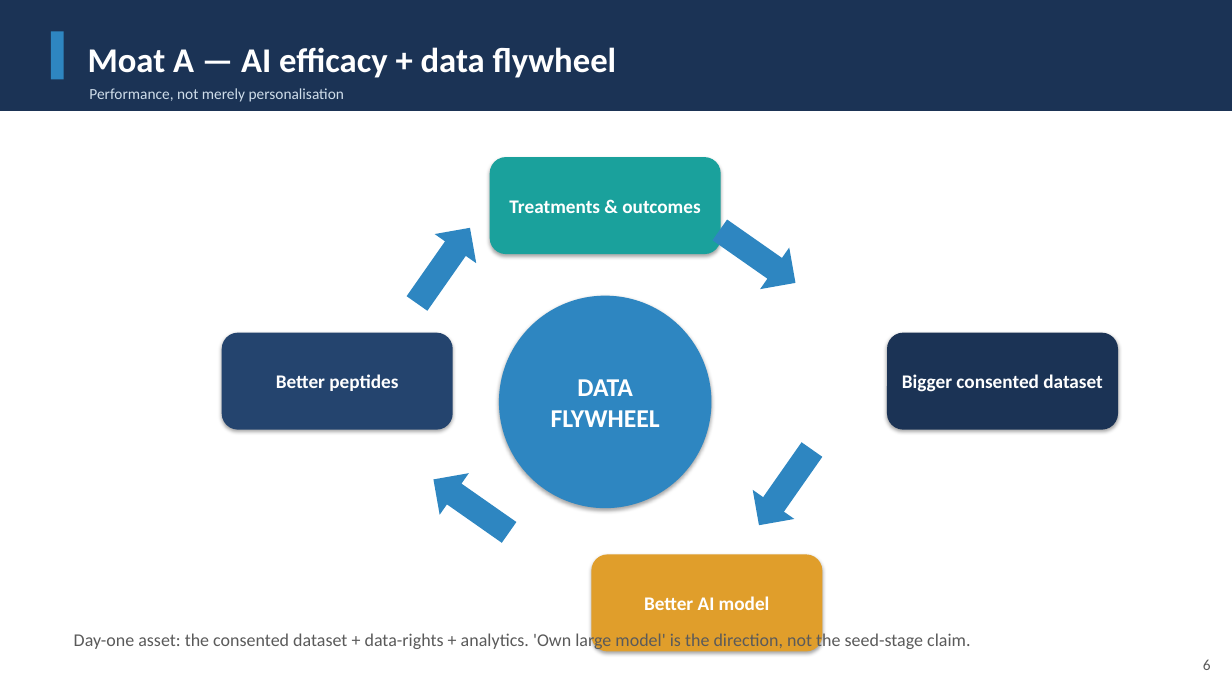
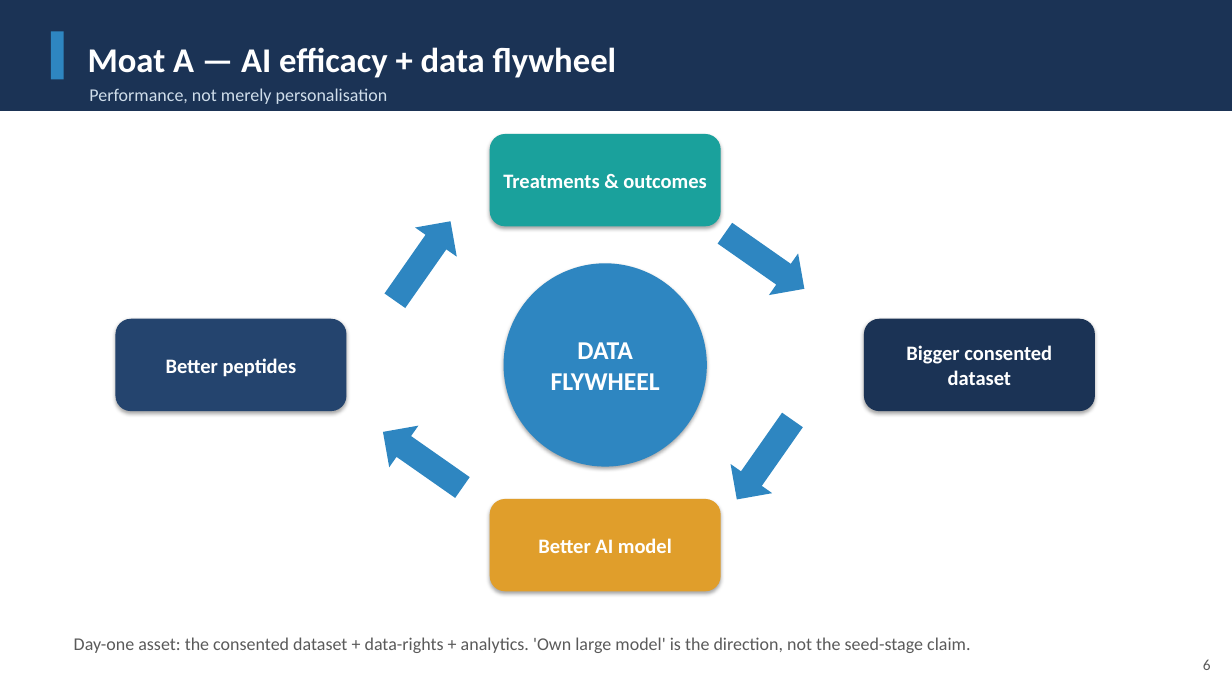
Before and after one commit to leicatam/gamification, a slide deck: slide 6 of synexo/Synapep_Investor_Deck.pptx. Drawn at 1232x693 pixels with LibreOffice and Linux fonts; fonts in the diff are those of the drawing. Boxes give left, top, right and bottom in pixels: in the first picture for what was removed or moved away, otherwise in the second. Text is boxed around its words. In the diff, an @@ line names an element or a change of style, - is before the commit and + after.

```diff
--- a/synexo/Synapep_Investor_Deck.pptx
+++ b/synexo/Synapep_Investor_Deck.pptx
@@ text "Performance, not merely personalisation" at box(89, 88, 388, 104): size 12 to 14 pt @@
@@ rounded rectangle "Treatments & outcomes": place and size @@
-rounded rectangle "Treatments & outcomes" at box(490, 157, 721, 254)
+rounded rectangle "Treatments & outcomes" at box(490, 134, 721, 226)
@@ right arrow: place and size @@
-right arrow at box(396, 213, 491, 318)
+right arrow at box(374, 207, 471, 315)
@@ right arrow: place and size @@
-right arrow at box(705, 209, 810, 304)
+right arrow at box(710, 212, 819, 310)
@@ ellipse "DATA": place and size @@
-ellipse "DATA" at box(499, 296, 712, 508)
+ellipse "DATA" at box(504, 263, 707, 467)
@@ rounded rectangle "Better peptides": place and size @@
-rounded rectangle "Better peptides" at box(222, 333, 453, 430)
+rounded rectangle "Better peptides" at box(116, 319, 347, 411)
@@ rounded rectangle "Bigger consented dataset": place and size @@
-rounded rectangle "Bigger consented dataset" at box(887, 333, 1118, 430)
+rounded rectangle "Bigger consented dataset" at box(864, 319, 1095, 411)
@@ right arrow: place and size @@
-right arrow at box(419, 459, 524, 553)
+right arrow at box(369, 411, 477, 508)
@@ right arrow: place and size @@
-right arrow at box(738, 435, 833, 540)
+right arrow at box(716, 405, 813, 514)
@@ size 15 to 16 pt in 4 elements at box(490, 134, 721, 226), box(864, 319, 1095, 411), box(116, 319, 347, 411), box(490, 499, 721, 592) @@
@@ rounded rectangle "Better AI model": place and size @@
-rounded rectangle "Better AI model" at box(592, 555, 823, 652)
+rounded rectangle "Better AI model" at box(490, 499, 721, 592)
@@ text "Day-one asset: the consented dataset ..." rewrapped from box(74, 631, 970, 651) to box(74, 637, 970, 653) @@
```
Also in this commit, not shown: 15 other slides changed, 1 other file.
